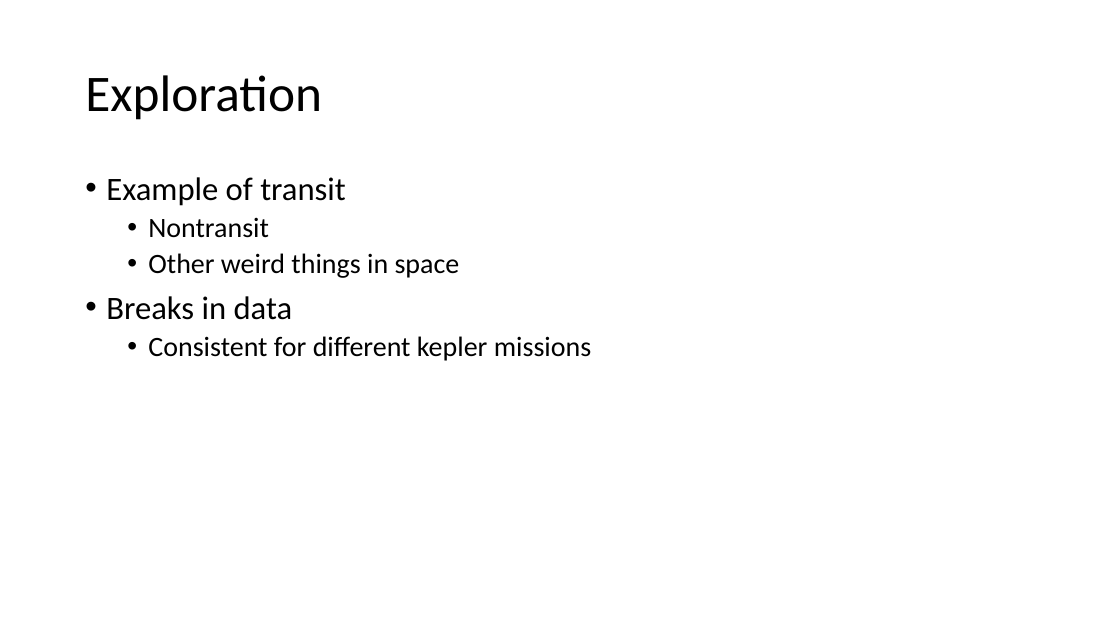
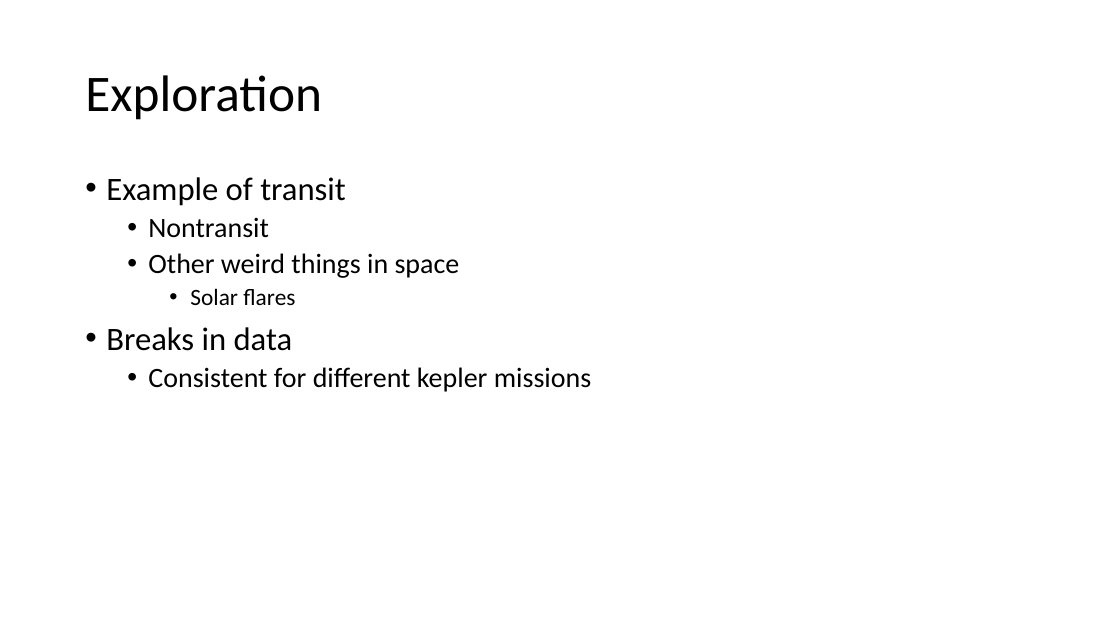
Before and after one commit to zachdg7/Exoplanet_Detection, a slide deck: slide 8 of Exoplanet_Presentation.pptx. Drawn at 1120x630 pixels with LibreOffice and Linux fonts; fonts in the diff are those of the drawing. Boxes give left, top, right and bottom in pixels: in the first picture for what was removed or moved away, otherwise in the second. Text is boxed around its words. In the diff, an @@ line names an element or a change of style, - is before the commit and + after.

```diff
--- a/Exoplanet_Presentation.pptx
+++ b/Exoplanet_Presentation.pptx
@@ text at (190, 288, 295, 305): paragraph added @@
+    • Solar flares
```
Also in this commit, not shown: 1 other slide changed, 2 slides added, 1 slide removed, 2 other files.
